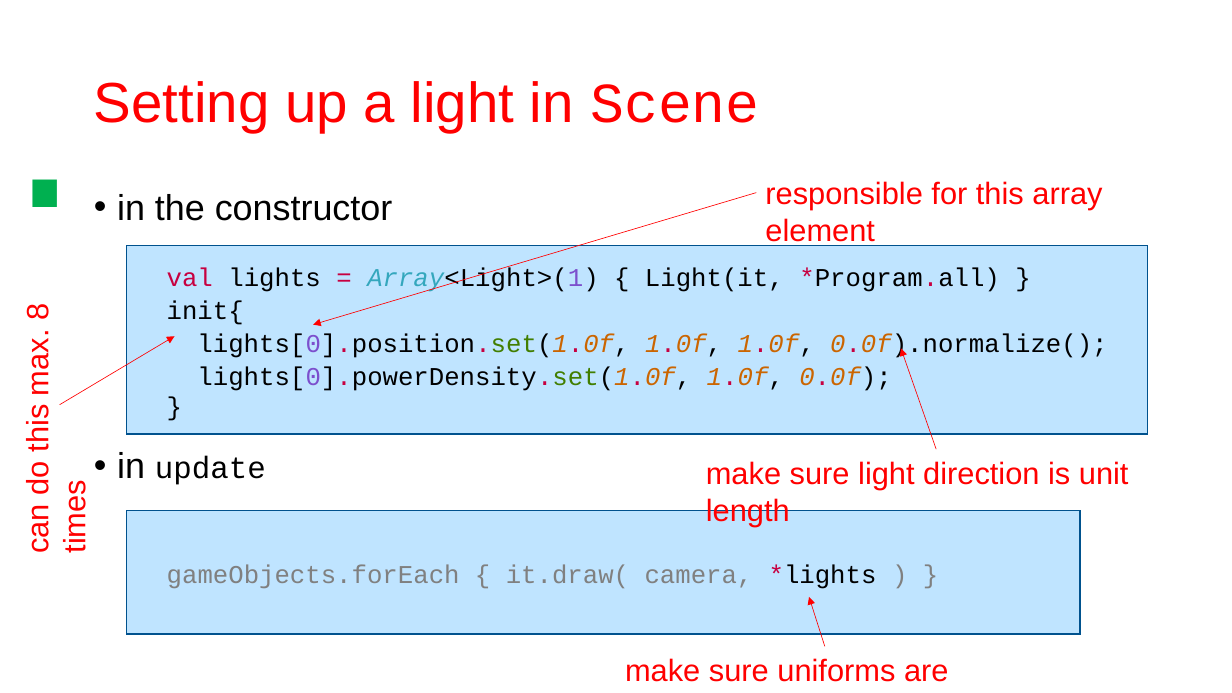
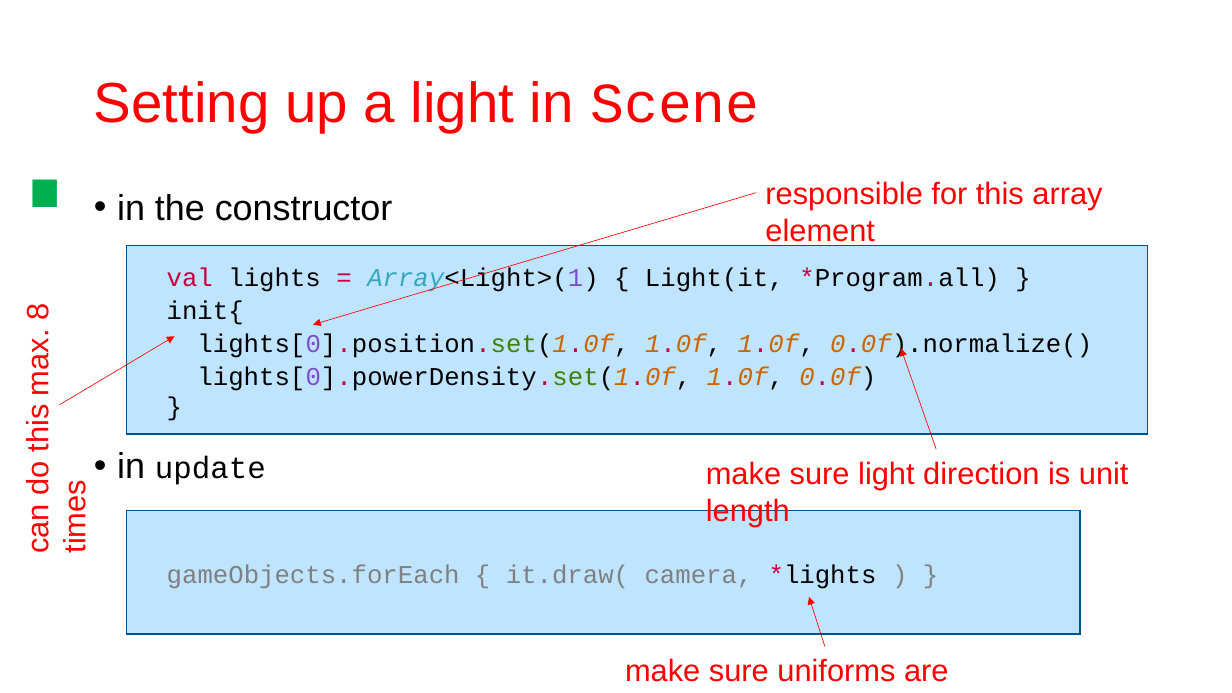
Before and after one commit to szecsi/kogfactory, a slide deck: slide 29 of projects/kog.050.020-shading/aitcg410 - Shading.pptx. Drawn at 1232x693 pixels with LibreOffice and Linux fonts; fonts in the diff are those of the drawing. Boxes give left, top, right and bottom in pixels: in the first picture for what was removed or moved away, otherwise in the second. Text is boxed around its words. In the diff, an @@ line names an element or a change of style, - is before the commit and + after.

```diff
--- a/projects/kog.050.020-shading/aitcg410 - Shading.pptx
+++ b/projects/kog.050.020-shading/aitcg410 - Shading.pptx
@@ text in rectangle at (197,333,1092,391): text changed @@
-lights[0].position.set(1.0f, 1.0f, 1.0f, 0.0f).normalize();
-lights[0].powerDensity.set(1.0f, 1.0f, 0.0f);
+lights[0].position.set(1.0f, 1.0f, 1.0f, 0.0f).normalize()
+lights[0].powerDensity.set(1.0f, 1.0f, 0.0f)
```
Also in this commit, not shown: 6 other files.
